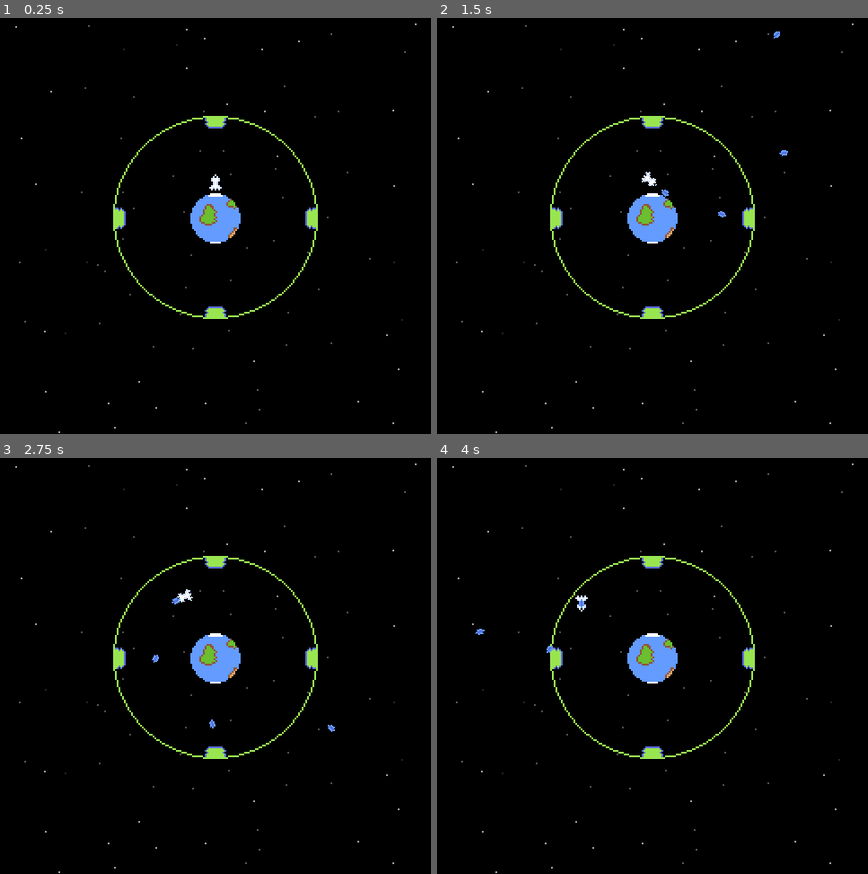
Above: before the commit, frames 1-4 (two rows, left to right).
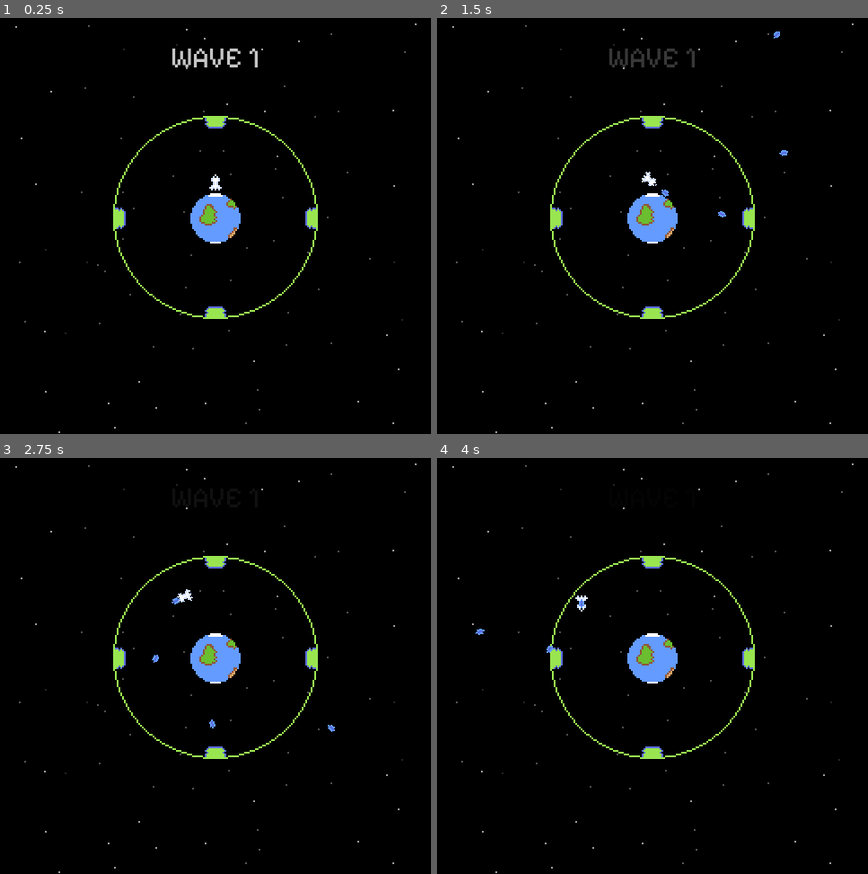
Above: after the commit, the same moments.

Repository: FluffySpectre/ld54
Game: Godot game, scene res://main.tscn
Same seed, same stepped clock (60 frames per second), same inputs: the game is played once before the commit and once after it.
Inputs:
- Up to frame 1 (0.25 s): no input
- Up to frame 2 (1.5 s): hold D (right) 0.53-1.28 s; hold Space (shoot) 0.53-1.28 s; hold S (down) from 1.28 s (still down); tap Space (shoot) at 1.35 s
- Up to frame 3 (2.75 s): release S (down) at 2.03 s; hold D (right) from 2.03 s (still down); hold Space (shoot) from 2.03 s (still down)
- Up to frame 4 (4 s): release D (right) at 2.78 s; release Space (shoot) at 2.78 s; hold W (up) 2.78-3.53 s; tap Space (shoot) at 2.85 s; hold A (left) from 3.53 s (still down); hold Space (shoot) from 3.53 s (still down)

The runs differ from the first frame. In frame 1, 0.4% of the frame differs, in the area x 40-60%, y 7-12%; in frame 2, 0.3%; in frame 3, less than 0.1%; in frame 4, less than 0.1%.

Commit message:
Wave label added

Diff:
--- a/LD54/main.tscn
+++ b/LD54/main.tscn
@@ -12,6 +12,9 @@
 [ext_resource type="Script" path="res://scripts/Health.gd" id="11_wncrr"]
 [ext_resource type="Script" path="res://scripts/EnemyTarget.gd" id="12_ncgfb"]
 [ext_resource type="PackedScene" uid="uid://bnhfqmcog82xd" path="res://game/wave_spawner_vertical.tscn" id="12_ypj4n"]
+[ext_resource type="Script" path="res://scripts/UIController.gd" id="13_b5jew"]
+[ext_resource type="FontFile" uid="uid://c1it7gg0i1g37" path="res://ui/PixelifySans-VariableFont_wght.ttf" id="13_pciup"]
+[ext_resource type="Script" path="res://scripts/UIFadingCanvasItem.gd" id="14_7myug"]
 
 [sub_resource type="CircleShape2D" id="CircleShape2D_255gd"]
 radius = 9.62963
@@ -81,8 +84,6 @@
 
 [node name="EnemyTarget" type="Node" parent="Earth"]
 script = ExtResource("12_ncgfb")
-
-[node name="Camera2D" type="Camera2D" parent="."]
 
 [node name="Player" type="CharacterBody2D" parent="."]
 position = Vector2(0, -40)
@@ -191,3 +192,30 @@
 
 [node name="WaveSpawner4" parent="WaveSpawners" instance=ExtResource("12_ypj4n")]
 position = Vector2(-258, 1)
+
+[node name="UICanvas" type="CanvasLayer" parent="."]
+follow_viewport_enabled = true
+script = ExtResource("13_b5jew")
+
+[node name="WaveLabel" type="Label" parent="UICanvas"]
+anchors_preset = 5
+anchor_left = 0.5
+anchor_right = 0.5
+offset_left = -296.0
+offset_top = -199.0
+offset_right = -184.0
+offset_bottom = -157.0
+grow_horizontal = 2
+theme_override_fonts/font = ExtResource("13_pciup")
+theme_override_font_sizes/font_size = 32
+text = "Wave 1"
+horizontal_alignment = 1
+vertical_alignment = 1
+uppercase = true
+
+[node name="UIFadingCanvasItem" type="Node" parent="UICanvas/WaveLabel"]
+script = ExtResource("14_7myug")
+
+[node name="Camera2D" type="Camera2D" parent="."]
+
+[connection signal="wave_ended" from="." to="UICanvas" method="_on_game_wave_ended"]
--- a/LD54/scripts/GameManager.gd
+++ b/LD54/scripts/GameManager.gd
@@ -1,4 +1,6 @@
 class_name GameManager extends Node
+
+signal wave_ended(wave_num: int)
 
 @export var wave_cooldown = 5
 
@@ -45,6 +47,8 @@
 	wave_cooldown_timer = wave_cooldown
 	wave_running = false
 
+	wave_ended.emit(wave_num)
+
 func get_wave_enemy_count() -> int:
 	return wave_spawners.size() * wave_num
 
--- /dev/null
+++ b/LD54/scripts/UIController.gd
@@ -0,0 +1,8 @@
+class_name UIController extends CanvasLayer
+
+@onready var wave_label: Label = $WaveLabel
+@onready var wave_label_fading: UIFadingCanvasItem = $WaveLabel/UIFadingCanvasItem
+
+func _on_game_wave_ended(wave_num: int):
+	wave_label.text = "Wave " + str(wave_num+1)
+	wave_label_fading.fade_in(5)
--- /dev/null
+++ b/LD54/scripts/UIFadingCanvasItem.gd
@@ -0,0 +1,19 @@
+class_name UIFadingCanvasItem extends Node
+
+var fade_speed = 1
+var target_alpha = 0.0
+
+var fade_out_after = 5.0
+var fade_out_timer = fade_out_after
+
+func _process(delta):
+	fade_out_timer -= delta
+	if fade_out_timer <= 0:
+		target_alpha = 0.0
+
+	get_parent().modulate.a = lerp(get_parent().modulate.a, target_alpha, delta * fade_speed)
+
+func fade_in(fade_out_after_: float):
+	target_alpha = 1.0
+	fade_out_after = fade_out_after_
+	fade_out_timer = fade_out_after
Not shown: 1 places in LD54/main.tscn that only renumber resources
Binary file added: LD54/ui/PixelifySans-VariableFont_wght.ttf
Not shown, added: LD54/ui/PixelifySans-VariableFont_wght.ttf.import
